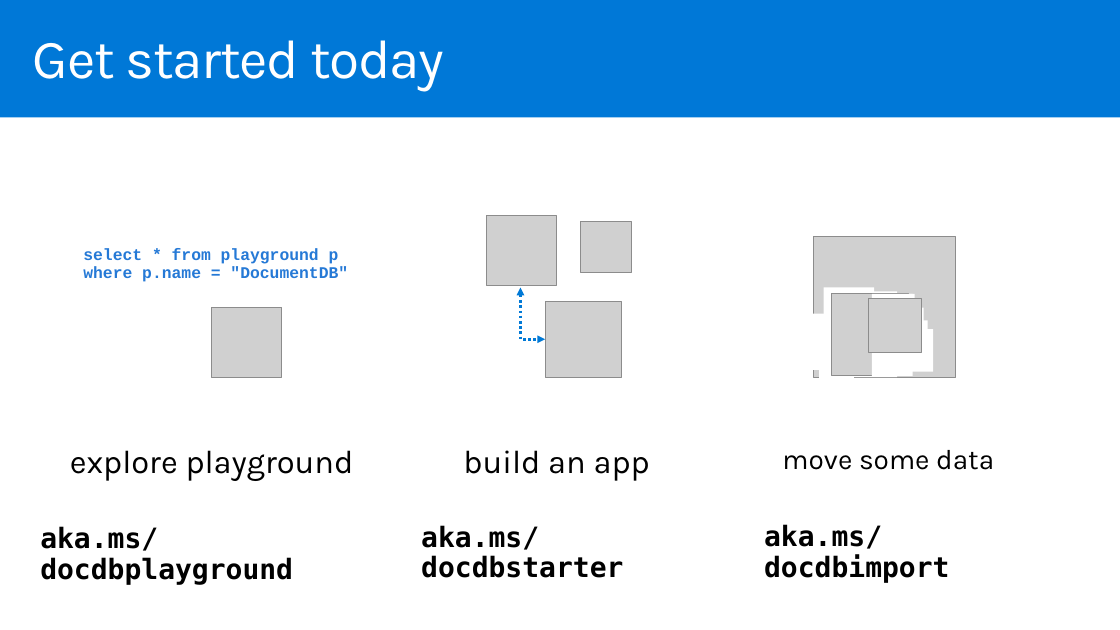
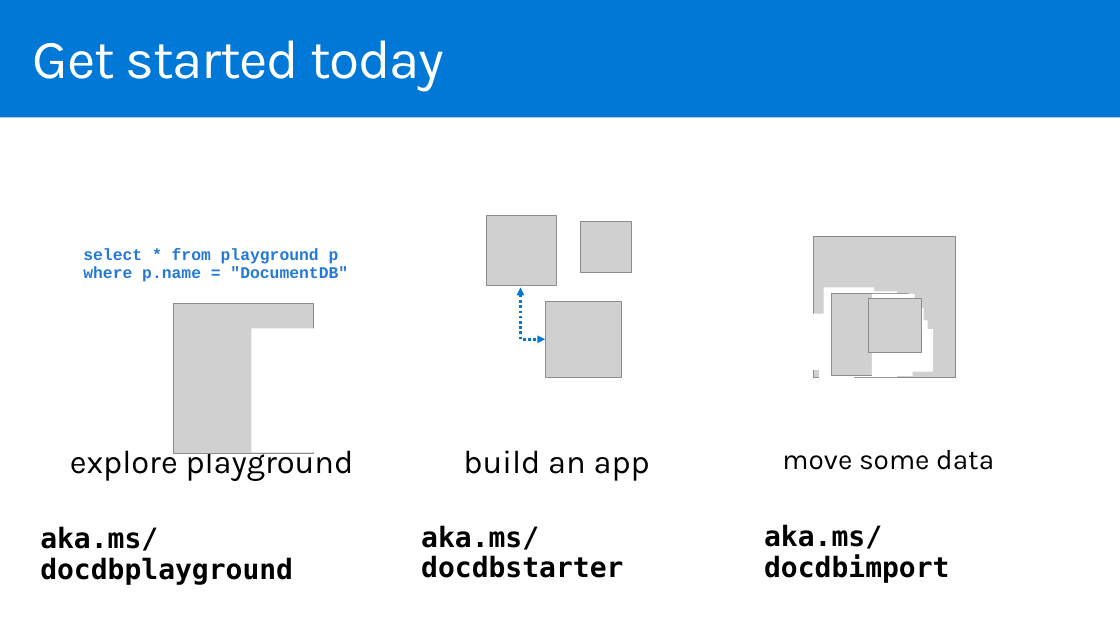
Before and after one commit to dmakogon/azurecon2015, a slide deck: slide 17 of crawcour_makogon_documentdb.pptx. Drawn at 1120x630 pixels with LibreOffice and Linux fonts; fonts in the diff are those of the drawing; grey boxes stand for pictures; background and template pictures are left out. Boxes give left, top, right and bottom in pixels: in the first picture for what was removed or moved away, otherwise in the second. Text is boxed around its words. In the diff, an @@ line names an element or a change of style, - is before the commit and + after.

Commit message:
update to image

```diff
--- a/crawcour_makogon_documentdb.pptx
+++ b/crawcour_makogon_documentdb.pptx
@@ picture added at [173,304,313,453] @@
@@ picture removed at [212,308,282,378] @@
@@ rectangle added at [251,329,330,453], fill #FFFFFF @@
```
